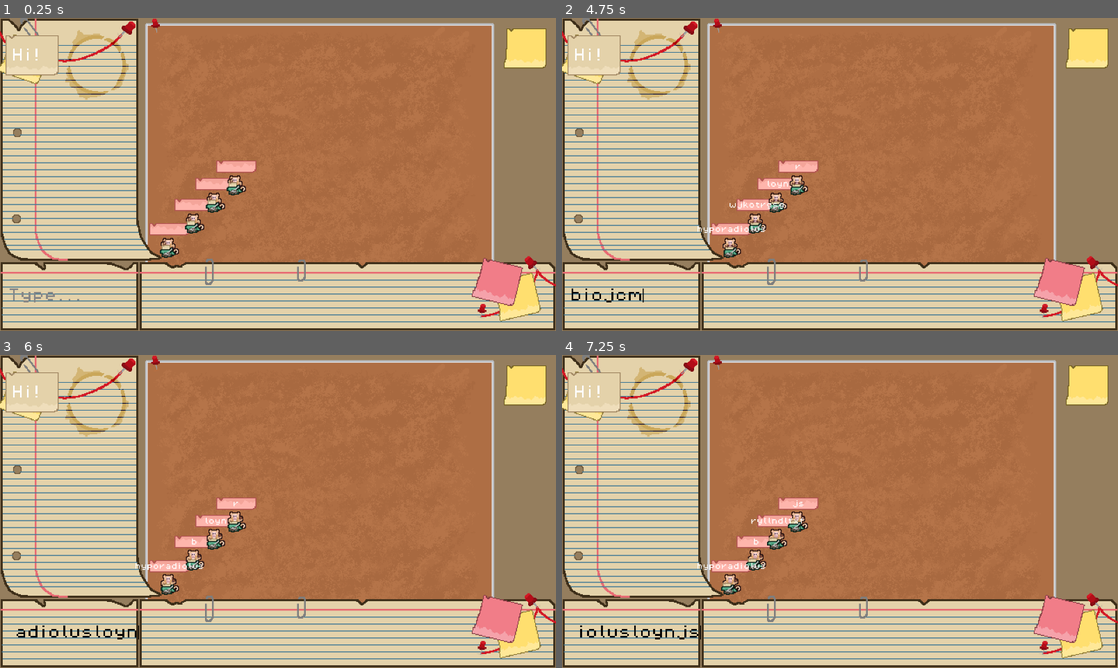
Above: before the commit, frames 1-4 (two rows, left to right).
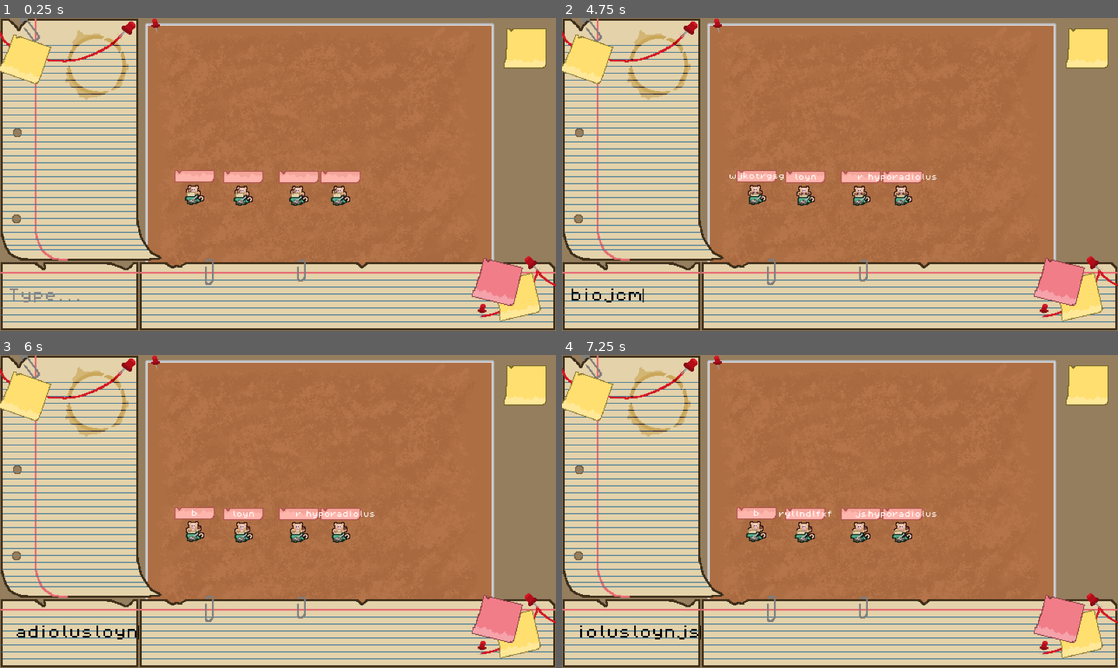
Above: after the commit, the same moments.

Repository: levienk/GMTK-Game-Jam-2024
Game: Godot game, scene res://game.tscn
Same seed, same stepped clock (60 frames per second), same inputs: the game is played once before the commit and once after it.
Inputs (mouse positions are in pixels of both pictures, inside the frame that each line leads up to):
- Up to frame 1 (0.25 s): no input
- Up to frame 2 (4.75 s): click (634, 296) at 0.52 s; type "12" at 0.6 s; type "nr" at 1.25 s; type "wro" at 2 s; type "syinngxfw" at 2.75 s; tap Enter (submit) at 3.5 s; move the mouse to (962, 158) at 3.52 s; hold Enter (submit) from 3.53 s (still down); click (962, 158) at 3.67 s; type "biojcm" at 4.25 s
- Up to frame 3 (6 s): keep holding Enter (submit); type "hyporadiolus" at 5 s; type "loyn" at 5.75 s
- Up to frame 4 (7.25 s): keep holding Enter (submit); type "js" at 6.5 s

The runs differ from the first frame. In frame 1, 3.9% of the frame differs, in the area x 1-65%, y 5-77%; in frame 2, 3.9%; in frame 3, 4.0%; in frame 4, 4.0%, in the area x 1-68%, y 5-77%.

Commit message:
Auto-populate WordBank when valid input receieved.
WordBank now auto-populates with children when a valid word in entered. Todo: organize within WordBank.

Diff:
--- a/game.gd
+++ b/game.gd
@@ -5,9 +5,7 @@
 	# These are tests that can be deleted later
 	#print(WordDictionary.contains("health"))
 	#print(WordDictionary.contains("healtt"))
-
-	$WordBox.set_text("Hi!")
-	# pass
+	pass
 
 
 
--- a/game.tscn
+++ b/game.tscn
@@ -5,7 +5,7 @@
 [ext_resource type="PackedScene" uid="uid://xb5j1xux3wyx" path="res://text_generation/text_selector.tscn" id="3_ugllk"]
 [ext_resource type="PackedScene" uid="uid://d1x2db3vo83ac" path="res://monkey/monkey.tscn" id="4_21wsr"]
 [ext_resource type="PackedScene" uid="uid://c1ociivssjn43" path="res://interface/line_edit.tscn" id="5_1mtwb"]
-[ext_resource type="PackedScene" uid="uid://dv6x0kvxxur1q" path="res://interface/word_box.tscn" id="6_ydu0c"]
+[ext_resource type="PackedScene" uid="uid://dxewiah0bqiki" path="res://word_bank.tscn" id="7_x0vgp"]
 
 [node name="Game" type="Node2D"]
 script = ExtResource("1_56afu")
@@ -19,7 +19,7 @@
 anchor_mode = 0
 
 [node name="Monkey" parent="." instance=ExtResource("4_21wsr")]
-position = Vector2(195, 276)
+position = Vector2(392, 216)
 
 [node name="LineEdit" parent="." instance=ExtResource("5_1mtwb")]
 offset_left = 9.0
@@ -28,13 +28,14 @@
 offset_bottom = 360.0
 
 [node name="Monkey2" parent="." instance=ExtResource("4_21wsr")]
-position = Vector2(224, 248)
+position = Vector2(224, 215)
 
 [node name="Monkey3" parent="." instance=ExtResource("4_21wsr")]
-position = Vector2(248, 224)
+position = Vector2(280, 216)
 
 [node name="Monkey4" parent="." instance=ExtResource("4_21wsr")]
-position = Vector2(272, 204)
+position = Vector2(344, 216)
 
-[node name="WordBox" parent="." instance=ExtResource("6_ydu0c")]
-position = Vector2(5, 19)
+[node name="WordBank" parent="." instance=ExtResource("7_x0vgp")]
+
+[connection signal="new_word_typed" from="LineEdit" to="WordBank" method="_on_line_edit_new_word_typed"]
--- /dev/null
+++ b/word_bank.gd
@@ -0,0 +1,33 @@
+extends Area2D
+
+const size = Vector2(160, 280)
+@onready var collider = $WordBankCollider
+@onready var WordBox = preload("res://interface/word_box.tscn")
+
+# Called when the node enters the scene tree for the first time.
+func _ready() -> void:
+
+	# Make the collider the right size, in the right place.
+	var position = Vector2(
+		size.x / 2,
+		size.y / 2
+	)
+	collider.set_position(position)
+
+	var collider_shape = RectangleShape2D.new()
+	collider_shape.size = size
+
+	collider.set_shape(collider_shape)
+
+
+
+
+# Called every frame. 'delta' is the elapsed time since the previous frame.
+func _process(delta: float) -> void:
+	pass
+
+
+func _on_line_edit_new_word_typed(word: String) -> void:
+
+	var new_word_box = WordBox.instantiate()
+	add_child(new_word_box)
--- /dev/null
+++ b/word_bank.tscn
@@ -0,0 +1,16 @@
+[gd_scene load_steps=3 format=3 uid="uid://dxewiah0bqiki"]
+
+[ext_resource type="Script" path="res://word_bank.gd" id="1_5vbw8"]
+
+[sub_resource type="RectangleShape2D" id="RectangleShape2D_2hqu2"]
+size = Vector2(160, 280)
+
+[node name="WordBank" type="Area2D"]
+script = ExtResource("1_5vbw8")
+
+[node name="WordBankCollider" type="CollisionShape2D" parent="."]
+shape = SubResource("RectangleShape2D_2hqu2")
+
+[node name="HFlowContainer" type="HFlowContainer" parent="."]
+offset_right = 40.0
+offset_bottom = 40.0
--- a/word_bank_panel.tscn
+++ /dev/null
@@ -1,11 +0,0 @@
-[gd_scene load_steps=2 format=3 uid="uid://b2y6bsqj5ycu6"]
-
-[sub_resource type="RectangleShape2D" id="RectangleShape2D_vst0k"]
-size = Vector2(160, 280)
-
-[node name="Wordbank" type="Node2D"]
-
-[node name="Area2D" type="Area2D" parent="."]
-
-[node name="CollisionShape2D" type="CollisionShape2D" parent="Area2D"]
-shape = SubResource("RectangleShape2D_vst0k")
Not shown, added: assets/art/sprites/Banana.png.import
